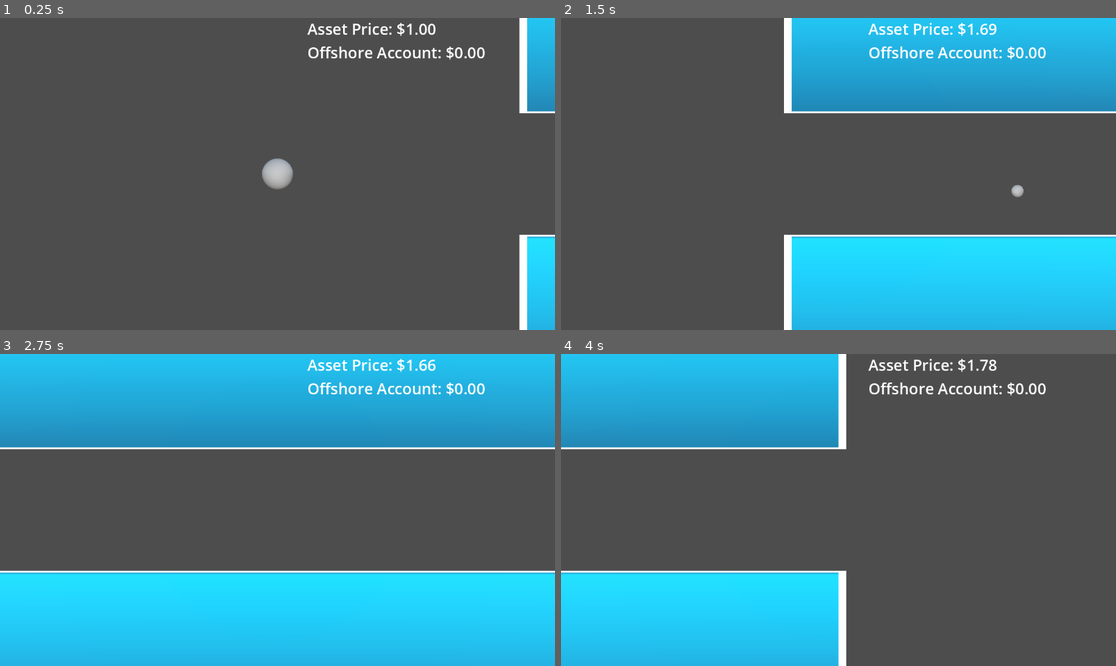
Above: before the commit, frames 1-4 (two rows, left to right).
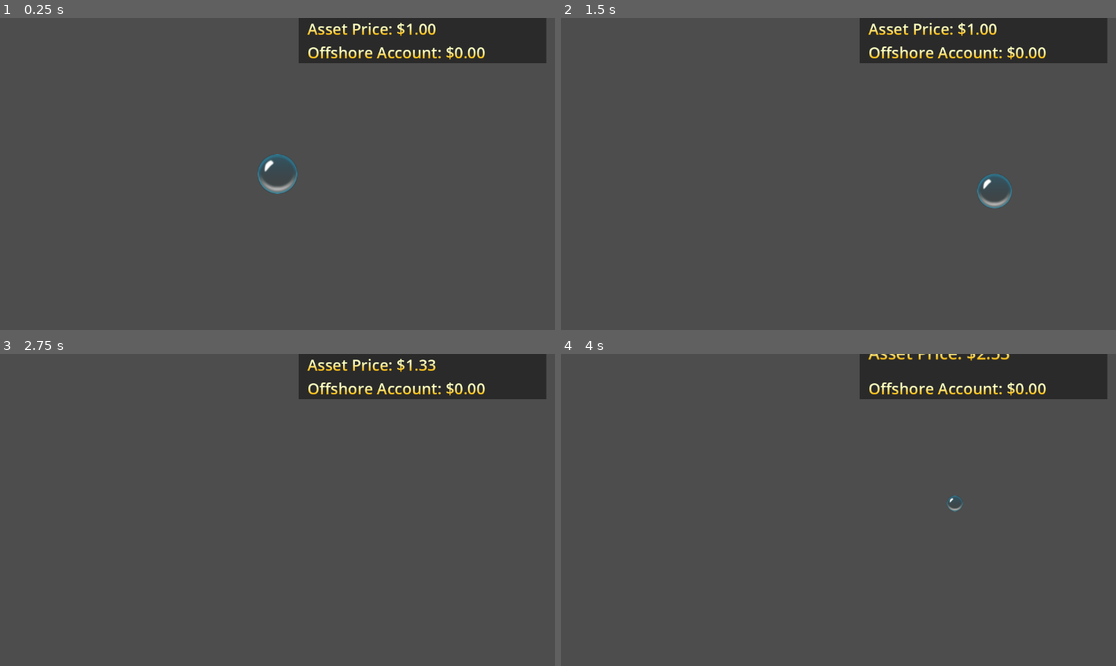
Above: after the commit, the same moments.

Repository: DenisBelmondo/bubbles
Game: Godot game, scene res://scenes/game_root.tscn
The game is run twice, just before and just after one commit, with the same random seed, the same clock (stepped at 60 frames per second) and the same inputs. Before the commit the project starts from res://scenes/game_space.tscn.
Inputs:
- Up to frame 1 (0.25 s): no input
- Up to frame 2 (1.5 s): hold Right (move_right) 0.53-1.28 s; tap Shift (deflate) at 0.6 s; tap Space (inflate) at 0.8, 1.35 s; hold Down (move_down) from 1.28 s (still down)
- Up to frame 3 (2.75 s): tap Shift (deflate) at 1.55, 2.1 s; release Down (move_down) at 2.03 s; hold Right (move_right) from 2.03 s (still down); tap Space (inflate) at 2.3 s
- Up to frame 4 (4 s): release Right (move_right) at 2.78 s; hold Up (move_up) 2.78-3.53 s; tap Space (inflate) at 2.85, 3.8 s; tap Shift (deflate) at 3.05, 3.6 s; hold Left (move_left) from 3.53 s (still down)

The runs differ from the first frame. In frame 1, 10% of the frame differs, in the area x 46-100%, y 0-100%; in frame 2, 37%; in frame 3, 61%, in the area x 0-100%, y 0-100%; in frame 4, 38%.

Commit message:
add juice, more game stuff

Diff:
--- a/project.godot
+++ b/project.godot
@@ -11,9 +11,13 @@
 [application]
 
 config/name="Bubbles"
-run/main_scene="res://scenes/game_space.tscn"
+run/main_scene="res://scenes/game_root.tscn"
 config/features=PackedStringArray("4.3", "Mobile")
 config/icon="res://icon.svg"
+
+[autoload]
+
+Game="*res://scripts/game.gd"
 
 [input]
 
--- /dev/null
+++ b/scenes/game_child.tscn
@@ -0,0 +1,152 @@
+[gd_scene load_steps=16 format=3 uid="uid://bhfmhckmqg4c6"]
+
+[ext_resource type="Script" path="res://scripts/game_child.gd" id="1_bsr3i"]
+[ext_resource type="Texture2D" uid="uid://cct4xriw8wp75" path="res://textures/bubble.png" id="1_x42dl"]
+[ext_resource type="Script" path="res://scripts/bubble.gd" id="2_v7nvy"]
+[ext_resource type="Script" path="res://scripts/obstacle_spawner.gd" id="3_r8aj0"]
+
+[sub_resource type="ProceduralSkyMaterial" id="ProceduralSkyMaterial_c83yd"]
+sky_horizon_color = Color(0.64625, 0.65575, 0.67075, 1)
+ground_horizon_color = Color(0.64625, 0.65575, 0.67075, 1)
+
+[sub_resource type="Sky" id="Sky_vu4aa"]
+sky_material = SubResource("ProceduralSkyMaterial_c83yd")
+
+[sub_resource type="Environment" id="Environment_aawj2"]
+background_mode = 2
+sky = SubResource("Sky_vu4aa")
+tonemap_mode = 2
+glow_enabled = true
+
+[sub_resource type="StandardMaterial3D" id="StandardMaterial3D_kt82l"]
+resource_local_to_scene = true
+transparency = 1
+no_depth_test = true
+albedo_texture = ExtResource("1_x42dl")
+
+[sub_resource type="QuadMesh" id="QuadMesh_s8ibb"]
+
+[sub_resource type="SphereShape3D" id="SphereShape3D_mgwq8"]
+
+[sub_resource type="AudioStreamPolyphonic" id="AudioStreamPolyphonic_hq20j"]
+
+[sub_resource type="Shader" id="Shader_pns6j"]
+code = "shader_type canvas_item;
+
+uniform sampler2D overlay;
+varying vec2 vertex_pos;
+
+void vertex() {
+	vertex_pos = VERTEX;
+}
+
+void fragment() {
+	vec2 tex_size = vec2(textureSize(overlay, 0));
+	vec2 real_uv = vertex_pos / tex_size;
+
+	COLOR.rgb *= texture(overlay, real_uv).rgb;
+}
+"
+
+[sub_resource type="Gradient" id="Gradient_syosj"]
+offsets = PackedFloat32Array(0.45082, 0.696721)
+colors = PackedColorArray(1, 0.729412, 0, 1, 0.989824, 1, 0.756124, 1)
+
+[sub_resource type="GradientTexture2D" id="GradientTexture2D_doxus"]
+gradient = SubResource("Gradient_syosj")
+fill_from = Vector2(0, 1)
+fill_to = Vector2(0.00537634, 0)
+
+[sub_resource type="ShaderMaterial" id="ShaderMaterial_d65km"]
+shader = SubResource("Shader_pns6j")
+shader_parameter/overlay = SubResource("GradientTexture2D_doxus")
+
+[node name="GameChild" type="Node"]
+script = ExtResource("1_bsr3i")
+
+[node name="SubViewportContainer" type="SubViewportContainer" parent="."]
+anchors_preset = 15
+anchor_right = 1.0
+anchor_bottom = 1.0
+grow_horizontal = 2
+grow_vertical = 2
+stretch = true
+
+[node name="SubViewport" type="SubViewport" parent="SubViewportContainer"]
+transparent_bg = true
+handle_input_locally = false
+size = Vector2i(1152, 648)
+render_target_update_mode = 4
+
+[node name="3DWorld" type="Node3D" parent="SubViewportContainer/SubViewport"]
+unique_name_in_owner = true
+
+[node name="WorldEnvironment" type="WorldEnvironment" parent="SubViewportContainer/SubViewport/3DWorld"]
+environment = SubResource("Environment_aawj2")
+
+[node name="DirectionalLight3D" type="DirectionalLight3D" parent="SubViewportContainer/SubViewport/3DWorld"]
+
+[node name="Bubble" type="MeshInstance3D" parent="SubViewportContainer/SubViewport/3DWorld"]
+unique_name_in_owner = true
+material_override = SubResource("StandardMaterial3D_kt82l")
+mesh = SubResource("QuadMesh_s8ibb")
+script = ExtResource("2_v7nvy")
+
+[node name="Area3D" type="Area3D" parent="SubViewportContainer/SubViewport/3DWorld/Bubble"]
+
+[node name="CollisionShape3D" type="CollisionShape3D" parent="SubViewportContainer/SubViewport/3DWorld/Bubble/Area3D"]
+shape = SubResource("SphereShape3D_mgwq8")
+
+[node name="AudioStreamPlayer" type="AudioStreamPlayer" parent="SubViewportContainer/SubViewport/3DWorld/Bubble"]
+stream = SubResource("AudioStreamPolyphonic_hq20j")
+autoplay = true
+
+[node name="ObstacleSpawner" type="Node3D" parent="SubViewportContainer/SubViewport/3DWorld"]
+unique_name_in_owner = true
+transform = Transform3D(1, 0, 0, 0, 1, 0, 0, 0, 1, 10, 0, 0)
+script = ExtResource("3_r8aj0")
+
+[node name="SpawnTimer" type="Timer" parent="SubViewportContainer/SubViewport/3DWorld/ObstacleSpawner"]
+wait_time = 6.0
+autostart = true
+
+[node name="Camera3D" type="Camera3D" parent="SubViewportContainer/SubViewport/3DWorld"]
+transform = Transform3D(1, 0, 0, 0, 1, 0, 0, 0, 1, 0, 0, 10)
+projection = 1
+size = 10.0
+
+[node name="ColorRect" type="ColorRect" parent="."]
+anchors_preset = -1
+anchor_left = 0.538
+anchor_right = 0.538
+offset_left = 0.223938
+offset_right = 514.224
+offset_bottom = 94.0
+color = Color(0, 0, 0, 0.447059)
+
+[node name="VBoxContainer" type="VBoxContainer" parent="."]
+anchors_preset = -1
+anchor_left = 0.553819
+anchor_right = 1.0
+anchor_bottom = 0.145062
+grow_horizontal = 2
+grow_vertical = 2
+metadata/_edit_use_anchors_ = true
+
+[node name="AssetPriceLabel" type="RichTextLabel" parent="VBoxContainer"]
+unique_name_in_owner = true
+material = SubResource("ShaderMaterial_d65km")
+layout_mode = 2
+theme_override_font_sizes/normal_font_size = 32
+bbcode_enabled = true
+text = "Asset Price:"
+fit_content = true
+
+[node name="OffshoreAccountLabel" type="RichTextLabel" parent="VBoxContainer"]
+unique_name_in_owner = true
+material = SubResource("ShaderMaterial_d65km")
+layout_mode = 2
+theme_override_font_sizes/normal_font_size = 32
+bbcode_enabled = true
+text = "Offshore Account:"
+fit_content = true
--- /dev/null
+++ b/scenes/game_root.tscn
@@ -0,0 +1,12 @@
+[gd_scene load_steps=3 format=3 uid="uid://bxk6sejmsnrdr"]
+
+[ext_resource type="Script" path="res://scripts/game_root.gd" id="1_6g7pf"]
+[ext_resource type="AudioStream" uid="uid://ddjbflkamov3q" path="res://sounds/music.ogg" id="5_53esl"]
+
+[node name="GameRoot" type="Node"]
+script = ExtResource("1_6g7pf")
+
+[node name="Music" type="AudioStreamPlayer" parent="."]
+stream = ExtResource("5_53esl")
+autoplay = true
+parameters/looping = true
--- a/scenes/game_space.tscn
+++ /dev/null
@@ -1,96 +0,0 @@
-[gd_scene load_steps=9 format=3 uid="uid://bxk6sejmsnrdr"]
-
-[ext_resource type="Script" path="res://scripts/game_space.gd" id="1_6g7pf"]
-[ext_resource type="Script" path="res://scripts/bubble.gd" id="2_fj34o"]
-[ext_resource type="Script" path="res://scripts/obstacle_spawner.gd" id="3_apfp0"]
-
-[sub_resource type="ProceduralSkyMaterial" id="ProceduralSkyMaterial_c83yd"]
-sky_horizon_color = Color(0.64625, 0.65575, 0.67075, 1)
-ground_horizon_color = Color(0.64625, 0.65575, 0.67075, 1)
-
-[sub_resource type="Sky" id="Sky_vu4aa"]
-sky_material = SubResource("ProceduralSkyMaterial_c83yd")
-
-[sub_resource type="Environment" id="Environment_aawj2"]
-background_mode = 2
-sky = SubResource("Sky_vu4aa")
-tonemap_mode = 2
-glow_enabled = true
-
-[sub_resource type="SphereMesh" id="SphereMesh_r1pl4"]
-
-[sub_resource type="SphereShape3D" id="SphereShape3D_mgwq8"]
-
-[node name="GameSpace" type="Node"]
-script = ExtResource("1_6g7pf")
-
-[node name="SubViewportContainer" type="SubViewportContainer" parent="."]
-anchors_preset = 15
-anchor_right = 1.0
-anchor_bottom = 1.0
-grow_horizontal = 2
-grow_vertical = 2
-stretch = true
-
-[node name="SubViewport" type="SubViewport" parent="SubViewportContainer"]
-transparent_bg = true
-handle_input_locally = false
-size = Vector2i(1152, 648)
-render_target_update_mode = 4
-
-[node name="3DWorld" type="Node3D" parent="SubViewportContainer/SubViewport"]
-unique_name_in_owner = true
-
-[node name="WorldEnvironment" type="WorldEnvironment" parent="SubViewportContainer/SubViewport/3DWorld"]
-environment = SubResource("Environment_aawj2")
-
-[node name="DirectionalLight3D" type="DirectionalLight3D" parent="SubViewportContainer/SubViewport/3DWorld"]
-
-[node name="Bubble" type="MeshInstance3D" parent="SubViewportContainer/SubViewport/3DWorld"]
-unique_name_in_owner = true
-mesh = SubResource("SphereMesh_r1pl4")
-script = ExtResource("2_fj34o")
-
-[node name="Area3D" type="Area3D" parent="SubViewportContainer/SubViewport/3DWorld/Bubble"]
-
-[node name="CollisionShape3D" type="CollisionShape3D" parent="SubViewportContainer/SubViewport/3DWorld/Bubble/Area3D"]
-shape = SubResource("SphereShape3D_mgwq8")
-
-[node name="ObstacleSpawner" type="Node3D" parent="SubViewportContainer/SubViewport/3DWorld"]
-unique_name_in_owner = true
-transform = Transform3D(1, 0, 0, 0, 1, 0, 0, 0, 1, 10, 0, 0)
-script = ExtResource("3_apfp0")
-
-[node name="SpawnTimer" type="Timer" parent="SubViewportContainer/SubViewport/3DWorld/ObstacleSpawner"]
-wait_time = 10.0
-autostart = true
-
-[node name="Camera3D" type="Camera3D" parent="SubViewportContainer/SubViewport/3DWorld"]
-transform = Transform3D(1, 0, 0, 0, 1, 0, 0, 0, 1, 0, 0, 10)
-projection = 1
-size = 10.0
-
-[node name="VBoxContainer" type="VBoxContainer" parent="."]
-anchors_preset = -1
-anchor_left = 0.553819
-anchor_right = 1.0
-anchor_bottom = 1.0
-grow_horizontal = 2
-grow_vertical = 2
-metadata/_edit_use_anchors_ = true
-
-[node name="AssetPriceLabel" type="RichTextLabel" parent="VBoxContainer"]
-unique_name_in_owner = true
-layout_mode = 2
-theme_override_font_sizes/normal_font_size = 32
-bbcode_enabled = true
-text = "Asset Price:"
-fit_content = true
-
-[node name="OffshoreAccountLabel" type="RichTextLabel" parent="VBoxContainer"]
-unique_name_in_owner = true
-layout_mode = 2
-theme_override_font_sizes/normal_font_size = 32
-bbcode_enabled = true
-text = "Offshore Account:"
-fit_content = true
--- /dev/null
+++ b/scenes/procgen_test.tscn
@@ -0,0 +1,6 @@
+[gd_scene format=3 uid="uid://kxds4pi5ycy"]
+
+[node name="ProcgenTest" type="Node3D"]
+
+[node name="Camera3D" type="Camera3D" parent="."]
+transform = Transform3D(1, 0, 0, 0, 0.965926, 0.258819, 0, -0.258819, 0.965926, 0, 2, 3)
--- a/scripts/bubble.gd
+++ b/scripts/bubble.gd
@@ -1,19 +1,52 @@
-extends Node3D
+extends MeshInstance3D
 
 
 signal ready_again
+signal popped
 
 
 enum State {
+	INTRO,
 	READY,
 	INFLATING,
 	DEFLATING,
+	POPPING,
 }
 
 
 @export_range(0, 100.0) var inflation_addend: float = 0.1
 @export_range(0, 100.0) var deflation_subtrahend: float = 0.8
 var _state: State
+var _audio: AudioStreamPlaybackPolyphonic
+@onready var _area: Area3D = $Area3D
+
+
+func _ready() -> void:
+	var on_something_entered := func (what: Node) -> void:
+			if what.is_in_group(Game.GROUP_OBSTACLE):
+				_state = State.POPPING
+				_area.queue_free()
+				popped.emit()
+				_audio.play_stream(preload('res://sounds/pop.ogg'), 0, -10)
+				material_override.albedo_texture = preload('res://textures/pop.png')
+				(get_tree().create_tween()
+						.set_ease(Tween.EASE_OUT)
+						.set_trans(Tween.TRANS_ELASTIC)
+						.tween_property(self, ^'scale', Vector3.ONE * 20, 0.25))
+				await get_tree().create_timer(0.5).timeout
+				visible = false
+
+	_area.area_entered.connect(on_something_entered)
+	_area.body_entered.connect(on_something_entered)
+	_audio = $AudioStreamPlayer.get_stream_playback()
+	_state = State.INTRO
+	_audio.play_stream(preload('res://sounds/blow_1.ogg'), 0, -10)
+	scale *= 0.01
+	await get_tree().create_tween().tween_property(self, ^'scale', Vector3.ONE  * 2.0, 1.0).set_ease(Tween.EASE_OUT).set_trans(Tween.TRANS_CUBIC).finished
+	await get_tree().create_timer(0.5).timeout
+	_audio.play_stream(preload('res://sounds/bubble_1.ogg'), 0, -5)
+	await get_tree().create_tween().tween_property(self, ^'scale', Vector3.ONE  * 1.0, 0.5).set_ease(Tween.EASE_OUT).set_trans(Tween.TRANS_ELASTIC).finished
+	_state = State.READY
 
 
 func _make_inflation_tween(target_uniform_scale: float) -> Tweener:
@@ -31,6 +64,7 @@
 		return
 
 	_state = State.INFLATING
+	_audio.play_stream(preload('res://sounds/blow_2.ogg'), 0, -15)
 
 	await _make_inflation_tween(inflation_addend).finished
 
@@ -43,8 +77,9 @@
 		return
 
 	_state = State.DEFLATING
+	_audio.play_stream(preload('res://sounds/deflate_1.ogg'), 0, -10)
 
-	await _make_inflation_tween(-deflation_subtrahend).finished
+	await _make_inflation_tween(-deflation_subtrahend * float(scale.x > deflation_subtrahend)).finished
 
 	_state = State.READY
 	ready_again.emit()
--- /dev/null
+++ b/scripts/game.gd
@@ -0,0 +1,22 @@
+extends Node
+
+
+enum State {
+	INVALID,
+	PLAYING,
+}
+
+
+class Player:
+	var offshore_account: float
+
+
+const GROUP_OBSTACLE := &'obstacle'
+
+
+var state: State
+var players: Array[Player]
+
+
+func _init() -> void:
+	players.resize(2)
--- /dev/null
+++ b/scripts/game_child.gd
@@ -0,0 +1,95 @@
+extends Node
+
+
+signal bubble_popped
+
+const Bubble := preload('res://scripts/bubble.gd')
+const DELTA_MULTIPLIER := 30.0
+
+var _asset_price_amount: float = 1.0
+var _offshore_account_amount: float = 0.0
+var _bubble_velocity: Vector2
+var _axis: Vector2
+
+@onready var _bubble: Bubble = %Bubble
+@onready var _asset_price_label: RichTextLabel = %AssetPriceLabel
+@onready var _offshore_account_label: RichTextLabel = %OffshoreAccountLabel
+
+
+func _ready() -> void:
+	_asset_price_label.pivot_offset = _asset_price_label.size / 2
+	_offshore_account_label.pivot_offset = _offshore_account_label.size / 2
+	update_asset_price_label()
+	update_offshore_account_label()
+	_bubble.popped.connect(bubble_popped.emit)
+
+
+func _process(delta: float) -> void:
+	_axis.x = Input.get_axis(&'move_left', &'move_right')
+	_axis.y = Input.get_axis(&'move_down', &'move_up')
+
+
+func _physics_process(delta: float) -> void:
+	var dt := delta * DELTA_MULTIPLIER
+	var move := _axis
+	var can_move: float = _bubble._state != Bubble.State.POPPING
+
+	move = move.normalized()
+	move *= 0.05
+	move *= dt
+	move *= can_move
+	_bubble_velocity += move
+	_bubble_velocity *= can_move
+	_bubble.global_position += Vector3(_bubble_velocity.x, _bubble_velocity.y, 0)
+	_bubble_velocity.x *= float(absf(_bubble.global_position.x) < 8)
+	_bubble_velocity.y *= float(absf(_bubble.global_position.y) < 5)
+	_bubble.global_position.x = clampf(_bubble.global_position.x, -8, 5)
+	_bubble.global_position.y = clampf(_bubble.global_position.y, -8, 5)
+	_bubble_velocity = _bubble_velocity.lerp(Vector2.ZERO, delta * 2.0)
+	_bubble_velocity *= can_move
+
+
+func _unhandled_input(event: InputEvent) -> void:
+	if event.is_pressed() and not event.is_echo():
+		if event.is_action(&'inflate'):
+			_bubble.try_inflate()
+			await _bubble.ready_again
+			increase_asset_price()
+		elif event.is_action(&'deflate'):
+			_bubble.try_deflate()
+			await _bubble.ready_again
+			decrease_asset_price()
+
+
+func _punch(label: Control) -> void:
+	await (get_tree().create_tween()
+				.set_trans(Tween.TRANS_BOUNCE)
+				.tween_property(label, ^'scale', Vector2.ONE * 1.1, 0.05)
+				.finished)
+	(get_tree().create_tween()
+			.tween_property(label, ^'scale', Vector2.ONE, 0.05))
+
+
+func calculate_random_cents() -> float:
+	return fmod(randf_range(0.0, 0.99), 1.0)
+
+
+func increase_asset_price() -> void:
+	_asset_price_amount *= 1.1
+	_asset_price_amount += calculate_random_cents()
+	update_asset_price_label()
+	_punch(_asset_price_label)
+
+
+func decrease_asset_price() -> void:
+	_asset_price_amount /= 2.0
+	_asset_price_amount += calculate_random_cents()
+	update_asset_price_label()
+
+
+func update_asset_price_label() -> void:
+	_asset_price_label.text = 'Asset Price: $%.2f' % _asset_price_amount
+
+
+func update_offshore_account_label() -> void:
+	_offshore_account_label.text = 'Offshore Account: $%.2f' % _offshore_account_amount
--- /dev/null
+++ b/scripts/game_root.gd
@@ -0,0 +1,20 @@
+extends Node
+
+
+const GameChild := preload('res://scripts/game_child.gd')
+const GAME_CHILD_SCENE := preload('res://scenes/game_child.tscn')
+
+var _game_child: GameChild
+
+
+func _ready() -> void:
+	reset()
+
+
+func reset() -> void:
+	_game_child = GAME_CHILD_SCENE.instantiate()
+	add_child(_game_child)
+	_game_child.bubble_popped.connect(func () -> void:
+			await get_tree().create_timer(2).timeout
+			_game_child.free()
+			reset())
--- a/scripts/game_space.gd
+++ /dev/null
@@ -1,72 +0,0 @@
-extends Node
-
-
-const Bubble := preload('res://scripts/bubble.gd')
-const DELTA_MULTIPLIER := 30.0
-
-var _asset_price_amount: float = 1.0
-var _offshore_account_amount: float = 0.0
-var _bubble_velocity: Vector2
-var _axis: Vector2
-
-@onready var _bubble: Bubble = %Bubble
-@onready var _asset_price_label: RichTextLabel = %AssetPriceLabel
-@onready var _offshore_account_label: RichTextLabel = %OffshoreAccountLabel
-
-
-func _ready() -> void:
-	update_asset_price_label()
-	update_offshore_account_label()
-
-
-func _process(delta: float) -> void:
-	_axis.x = Input.get_axis(&'move_left', &'move_right')
-	_axis.y = Input.get_axis(&'move_down', &'move_up')
-
-
-func _physics_process(delta: float) -> void:
-	var dt := delta * DELTA_MULTIPLIER
-	var move := _axis
-
-	move = move.normalized()
-	move *= 0.05
-	move *= dt
-	_bubble_velocity += move
-	_bubble.global_position += Vector3(_bubble_velocity.x, _bubble_velocity.y, 0)
-	_bubble_velocity = _bubble_velocity.lerp(Vector2.ZERO, delta * 2.0)
-
-
-func _unhandled_input(event: InputEvent) -> void:
-	if event.is_pressed() and not event.is_echo():
-		if event.is_action(&'inflate'):
-			_bubble.try_inflate()
-			await _bubble.ready_again
-			increase_asset_price()
-		elif event.is_action(&'deflate'):
-			_bubble.try_deflate()
-			await _bubble.ready_again
-			decrease_asset_price()
-
-
-func calculate_random_cents() -> float:
-	return fmod(randf_range(0.0, 0.99), 1.0)
-
-
-func increase_asset_price() -> void:
-	_asset_price_amount *= 1.1
-	_asset_price_amount += calculate_random_cents()
-	update_asset_price_label()
-
-
-func decrease_asset_price() -> void:
-	_asset_price_amount /= 2.0
-	_asset_price_amount += calculate_random_cents()
-	update_asset_price_label()
-
-
-func update_asset_price_label() -> void:
-	_asset_price_label.text = 'Asset Price: $%.2f' % _asset_price_amount
-
-
-func update_offshore_account_label() -> void:
-	_offshore_account_label.text = 'Offshore Account: $%.2f' % _offshore_account_amount
--- a/scripts/obstacle.gd
+++ b/scripts/obstacle.gd
@@ -1,4 +1,6 @@
 extends Node
 
 
-signal detected_overlap(what)
+func _ready() -> void:
+	for c in find_children('*', 'Area3D', true, false):
+		c.add_to_group(&'obstacle')
--- a/scripts/obstacle_spawner.gd
+++ b/scripts/obstacle_spawner.gd
@@ -6,7 +6,6 @@
 
 
 func _ready() -> void:
-	spawn_obstacle()
 	_spawn_timer.timeout.connect(spawn_obstacle)
 
 
@@ -14,7 +13,11 @@
 	if _current_obstacle:
 		_current_obstacle.queue_free()
 
-	var obstacle := preload('res://scenes/obstacle_1.tscn').instantiate()
+	var obstacle: Node3D = preload('res://scenes/obstacle_1.tscn').instantiate()
 
 	add_child.call_deferred(obstacle)
+
+	await get_tree().process_frame
+
+	obstacle.global_position.y += randf_range(-4, 4)
 	_current_obstacle = obstacle
--- /dev/null
+++ b/scripts/procgen_test.gd
@@ -0,0 +1,26 @@
+@tool
+extends MeshInstance3D
+
+
+const EPSILON: float = 0.01
+
+
+func _ready() -> void:
+	var st := SurfaceTool.new()
+
+	st.begin(Mesh.PRIMITIVE_TRIANGLES)
+
+	for i in 10:
+		st.add_vertex(Vector3.ZERO)
+		st.add_vertex(Vector3.RIGHT)
+		st.add_vertex(Vector3.DOWN)
+
+		st.add_vertex(Vector3.DOWN)
+		st.add_vertex(Vector3.RIGHT + Vector3.UP * randf_range(0, 1))
+		st.add_vertex(Vector3.RIGHT * 2 + Vector3.DOWN)
+
+		st.add_vertex(Vector3.RIGHT * 2 + Vector3.DOWN)
+		st.add_vertex(Vector3.RIGHT)
+		st.add_vertex(Vector3.RIGHT * 2 + Vector3.UP * randf_range(0, 1))
+
+	mesh = st.commit()
Not shown, added: sounds/blow_1.ogg.import
Not shown, added: sounds/blow_2.ogg.import
Not shown, added: sounds/bubble_1.ogg.import
Not shown, added: sounds/deflate_1.ogg.import
Not shown, added: sounds/music.ogg.import
Not shown, added: sounds/pop.ogg.import
Binary file added: textures/bubble.png
Not shown, added: textures/bubble.png.import
Binary file added: textures/pop.png
Not shown, added: textures/pop.png.import
Not shown, added: sounds/blow_1.flac
Not shown, added: sounds/blow_1.ogg
(and 5 more such lines)
